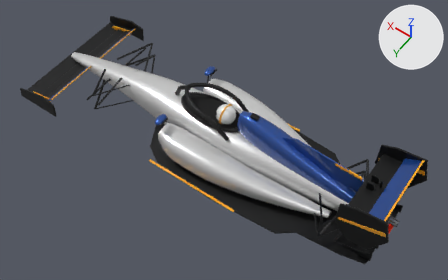
The glTF model vehicle/default-compressed.glb: old version first, new version second.
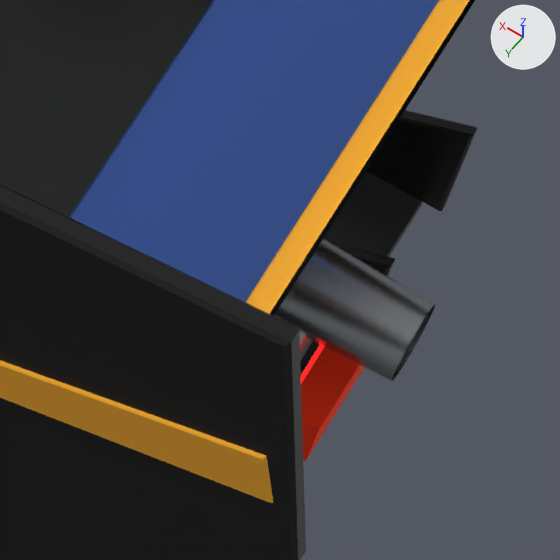
The first picture shows the older version from a 50 mm camera at (-2.12, 3.0, 4.83) aimed at (0.0, 0.04, 0.16). The close-ups show the older and then the newer version on the part from 81% to 92% of the width and 70% to 87% of the height of that picture. Only the edits that show in the close-ups are written down. Arrows for +X, +Y and +Z are at upper right; the lights stay in place. Where no turn or scale is listed for an object, it has been applied to the vertices.

In view in the first close-up: 'BeamWing', 'DiffuserStrake.003', 'DiffuserStrake.004', 'Exhaust', 'Floor', 'RearWing_Endplate.001', 'RearWing_Flap', 'RearWing_Main', 'bodyPainted', 'stopLights' and 2 more.
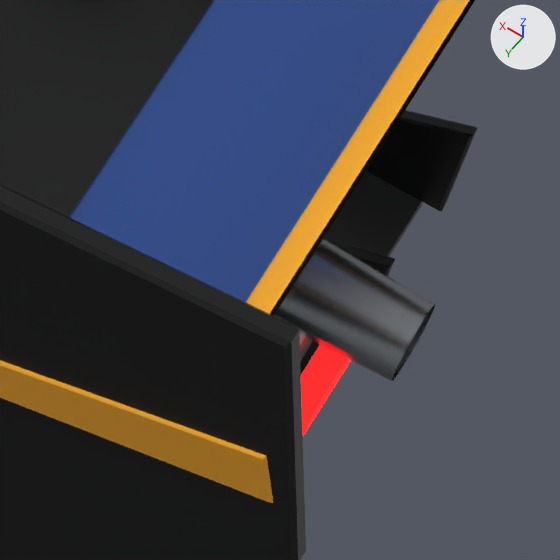
What differs and where, as boxes (x1, y1, x2, y2) in the close-ups (560 x 560 px):
'stopLights', deleted: before (301, 347, 364, 461)
'bodyPainted', unchanged, covered by the edit: before (0, 0, 470, 503)
'RearWing_Stripe.001', unchanged, uncovered by the edit: after (0, 360, 273, 503)
'RearWing_Tip', unchanged, uncovered by the edit: after (246, 0, 470, 314)
'RainLight', unchanged, uncovered by the edit: before (301, 345, 324, 383); after (301, 345, 351, 436)

What changed in the scene script:
```text
Remove ob_stoplights:
    ob_stoplights = bpy.data.objects.new('stopLights', me_mesh_66)
    ob_stoplights.location = (-1.722, 0.0, 0.21)
```
